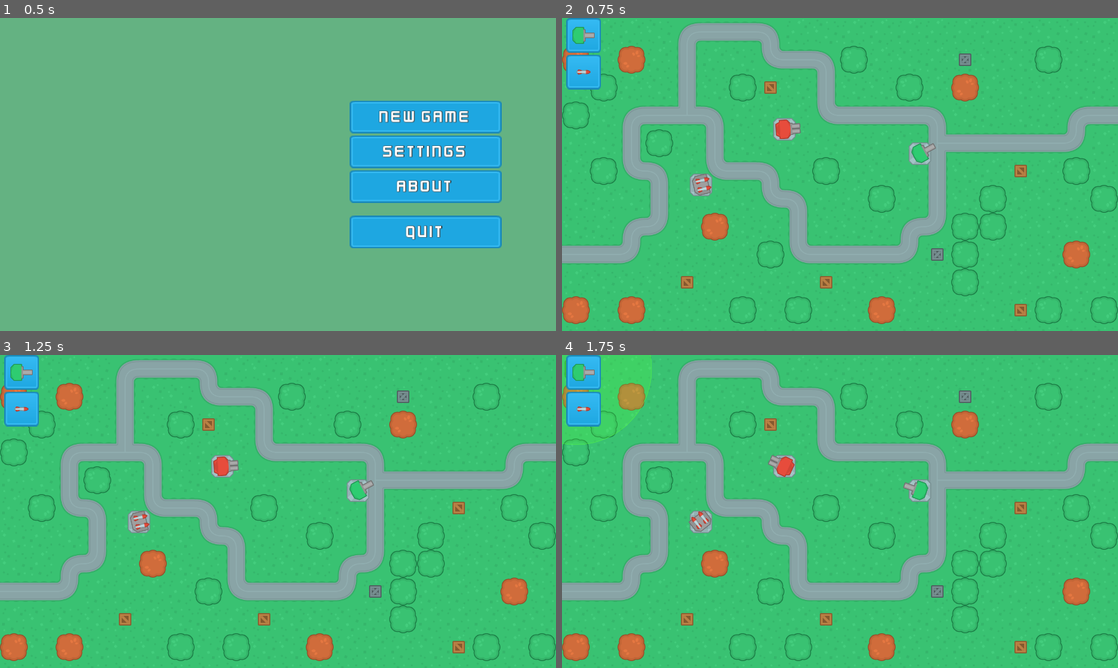
Above: before the commit, frames 1-4 (two rows, left to right).
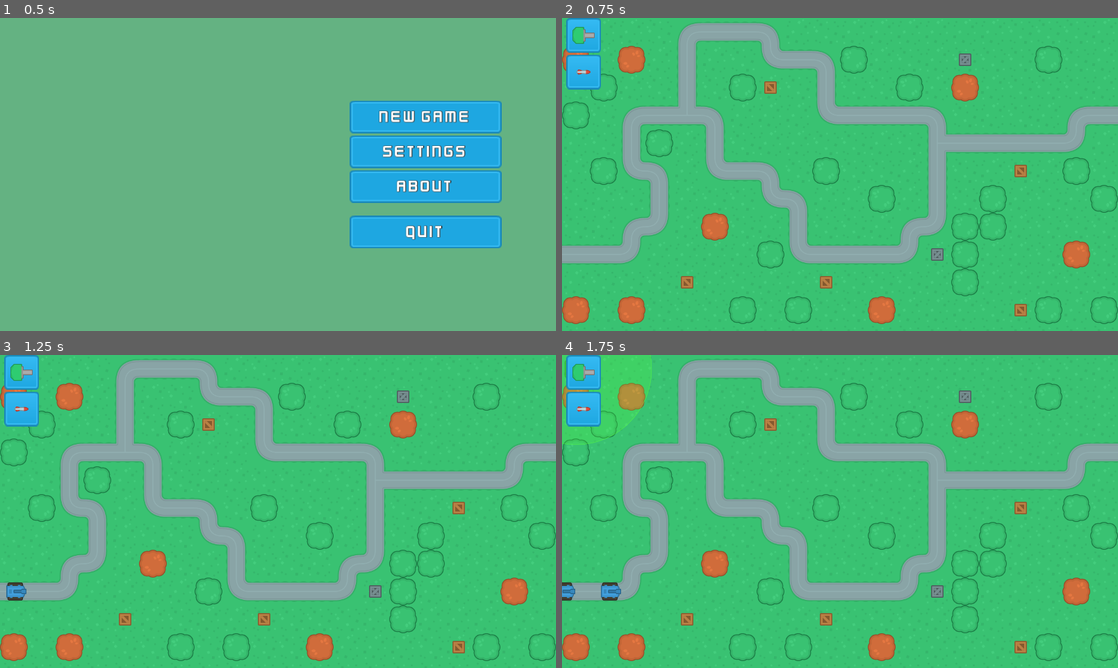
Above: after the commit, the same moments.

Repository: probitie/towerdefence
Game: Godot game, scene res://SceneHandler.tscn
Same seed, same stepped clock (60 frames per second), same inputs: the game is played once before the commit and once after it.
Inputs (mouse positions are in pixels of both pictures, inside the frame that each line leads up to):
- Up to frame 1 (0.5 s): no input
- Up to frame 2 (0.75 s): click "New Game" at 0.5 s
- Up to frame 3 (1.25 s): no input
- Up to frame 4 (1.75 s): click (584, 373) at 1.25 s

Frame 1 is identical in both runs. In frame 2, 0.7% of the frame differs, in the area x 23-68%, y 32-57%; in frame 3, 0.9%; in frame 4, 1.1%, in the area x 0-67%, y 32-79%.

Commit message:
added tanks and their path

Diff:
--- /dev/null
+++ b/scenes/enemies/BlueTank.gd
@@ -0,0 +1,8 @@
+extends PathFollow2D
+
+var speed = 150
+func _physics_process(delta):
+	move(delta)
+
+func move(delta):
+	set_offset(get_offset() + speed * delta)
--- /dev/null
+++ b/scenes/enemies/BlueTank.tscn
@@ -0,0 +1,19 @@
+[gd_scene load_steps=4 format=2]
+
+[ext_resource path="res://assets/enemies/tank_blue.png" type="Texture" id=1]
+[ext_resource path="res://scenes/enemies/BlueTank.gd" type="Script" id=2]
+
+[sub_resource type="RectangleShape2D" id=1]
+extents = Vector2( 21, 21 )
+
+[node name="BlueTank" type="PathFollow2D"]
+script = ExtResource( 2 )
+
+[node name="KinematicBody2D" type="KinematicBody2D" parent="."]
+
+[node name="Sprite" type="Sprite" parent="KinematicBody2D"]
+texture = ExtResource( 1 )
+
+[node name="CollisionShape2D" type="CollisionShape2D" parent="KinematicBody2D"]
+position = Vector2( -2, 0 )
+shape = SubResource( 1 )
--- a/scenes/main/GameScene.gd
+++ b/scenes/main/GameScene.gd
@@ -6,13 +6,14 @@
 var build_type
 var build_valid
 var build_tile
+var current_wave = 0
+var enemies_in_wave = 0
 
 func _ready():
 	map_node = $Map1
-
 	for i in get_tree().get_nodes_in_group("build_buttons"):
 		i.connect("pressed", self, "initiate_build_mode", [i.get_name()])
-
+	start_next_wave()
 
 func _process(delta):
 	if build_mode:
@@ -26,6 +27,30 @@
 		verify_and_build()
 		cancel_build_mode()
 
+##
+## Wave functions
+##
+func start_next_wave():
+	var wave_data = retrieve_wave_data()
+	yield(get_tree().create_timer(0.2), "timeout")
+	spawn_enemies()
+
+func retrieve_wave_data():
+	var wave_data = [["BlueTank", 0.7], ["BlueTank", 0.1]]
+	current_wave += 1
+	enemies_in_wave = wave_data.size()
+	return wave_data
+
+func spawn_enemies():
+	var wave_data = retrieve_wave_data()
+	for i in wave_data:
+		var new_enemy = load("res://scenes/enemies/" + i[0] + ".tscn").instance()
+		map_node.get_node("Path").add_child(new_enemy, true)
+		yield(get_tree().create_timer(i[1]), "timeout")
+
+##
+## BUILD FUNCTIONS
+##
 func initiate_build_mode(tower_type):
 	if build_mode:
 		cancel_build_mode()
--- a/scenes/maps/Map1.tscn
+++ b/scenes/maps/Map1.tscn
@@ -153,6 +153,11 @@
 6/shapes = [  ]
 6/z_index = 0
 
+[sub_resource type="Curve2D" id=3]
+_data = {
+"points": PoolVector2Array( 0, 0, 0, 0, -32, 544, -36.189, -0.150174, 36.189, 0.150174, 128, 544, 0, 0, 0, 0, 160, 512, -35, -1.75, 35, 1.75, 192, 480, 0, 0, 0, 0, 224, 448, 0, 0, 0, 0, 224, 384, 35.25, -0.25, -35.25, 0.25, 192, 352, 0, 0, 0, 0, 160, 320, -0.25, 36.5, 0.25, -36.5, 160, 256, 0, 0, 0, 0, 192, 224, 0, 0, 0, 0, 320, 224, 0.75, -36.75, -0.75, 36.75, 352, 256, 0, 0, 0, 0, 352, 320, -35.75, 0.5, 35.75, -0.5, 384, 352, 0, 0, 0, 0, 448, 352, 1, -36, -1, 36, 480, 384, 0, 0, 0, 0, 512, 416, 0.5, -35, -0.5, 35, 544, 448, 0, 0, 0, 0, 544, 512, -35.75, -0.75, 35.75, 0.75, 576, 544, 0, 0, 0, 0, 704, 544, 0, 0, 0, 0, 768, 544, -1.75, 38.25, 1.75, -38.25, 800, 512, 0, 0, 0, 0, 832, 480, -0.25, 36.5, 0.25, -36.5, 864, 448, 0, 0, 0, 0, 864, 320, -35.5, -1, 35.5, 1, 896, 288, 0, 0, 0, 0, 1024, 288, -51.384, -0.264866, 51.384, 0.264866, 1152, 288, -57.7407, -0.529732, 57.7407, 0.529732, 1216, 224, 0, 0, 0, 0, 1344, 224 )
+}
+
 [node name="Map1" type="Node2D"]
 
 [node name="Ground" type="TileMap" parent="."]
@@ -168,10 +173,16 @@
 [node name="Turrets" type="Node2D" parent="."]
 
 [node name="GunT1" parent="Turrets" instance=ExtResource( 8 )]
+visible = false
 position = Vector2( 792, 280 )
 
 [node name="GunT2" parent="Turrets" instance=ExtResource( 6 )]
+visible = false
 position = Vector2( 480, 224 )
 
 [node name="MissleT1" parent="Turrets" instance=ExtResource( 7 )]
+visible = false
 position = Vector2( 288, 352 )
+
+[node name="Path" type="Path2D" parent="."]
+curve = SubResource( 3 )
Binary file added: assets/enemies/tank_blue.png
Not shown, added: assets/enemies/tank_blue.png.import
Not shown: 1 places in scenes/maps/Map1.tscn that only renumber resources
